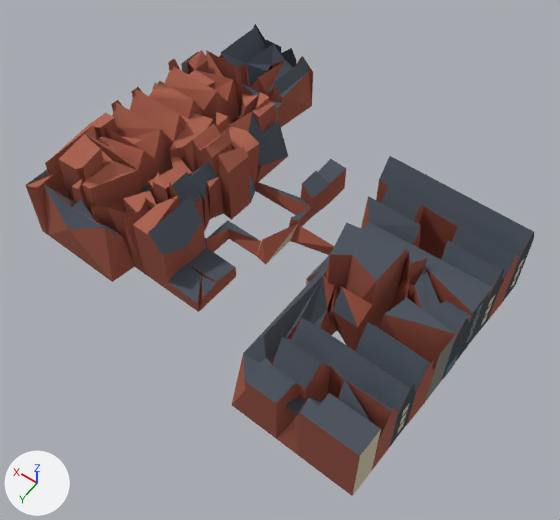
What one commit did to the glTF model public/canal-drive/models/pulitzer-amsterdam.lod2.glb.
Rendered twice from a 50 mm camera at (-58.6, 93.0, 128.2) aimed at (-2.2, 14.1, 4.1). Every picture has the same lights, and +X, +Y and +Z are marked at lower left. The picture after the commit comes second. Where no turn or scale is listed for an object, it has been applied to the vertices. Vertices at exactly the same position are counted once.

Names of what the first picture shows: 'lod2'.
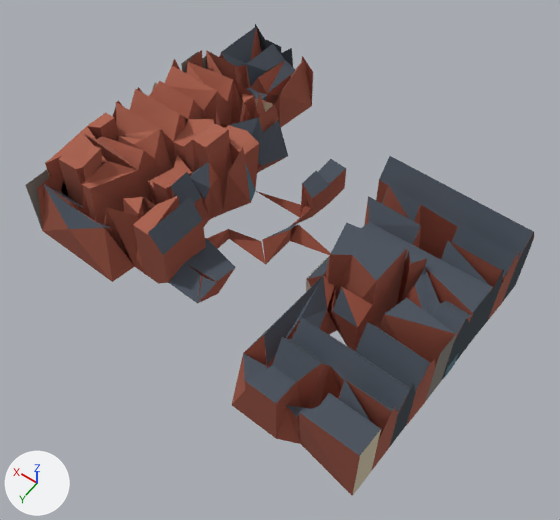
The change, as a list of edits to the scene's bpy script:
```text
Change me_lod2:
    used by ob_lod2; location = (1.4, 6.0, 10.8)
    remove me_lod2.from_pydata(...)  # 829 vertices, 1872 faces; spans x -44.6..44.6, y -39.6..39.6, z -10.8..10.8
    add me_lod2.from_pydata(...)  # 579 vertices, 1373 faces; spans x -44.6..44.6, y -39.6..39.6, z -10.8..10.8
    me_lod2 part 1: 19 loose pieces with 75 vertices, spanning x -44.6..43.7, y -17.8..26.6, z -10.8..4.4, are deleted
    me_lod2 part 2: 177 vertices removed from x -44.1..44.5, y -39.6..38.9, z -10.8..8.9; 3 vertices added at x -0.7..32.5, y -9.4..16.8, z -6.8..7.6
    other edits to the shape of me_lod2 do not show in these pictures
```

Where the change shows, as pixel boxes (x1, y1, x2, y2) in the pictures (560 x 520 px):
part 1 of me_lod2, deleted: before (398, 259, 524, 432)
part 2 of me_lod2, cut back: before (26, 25, 519, 496); after (59, 111, 298, 264)
